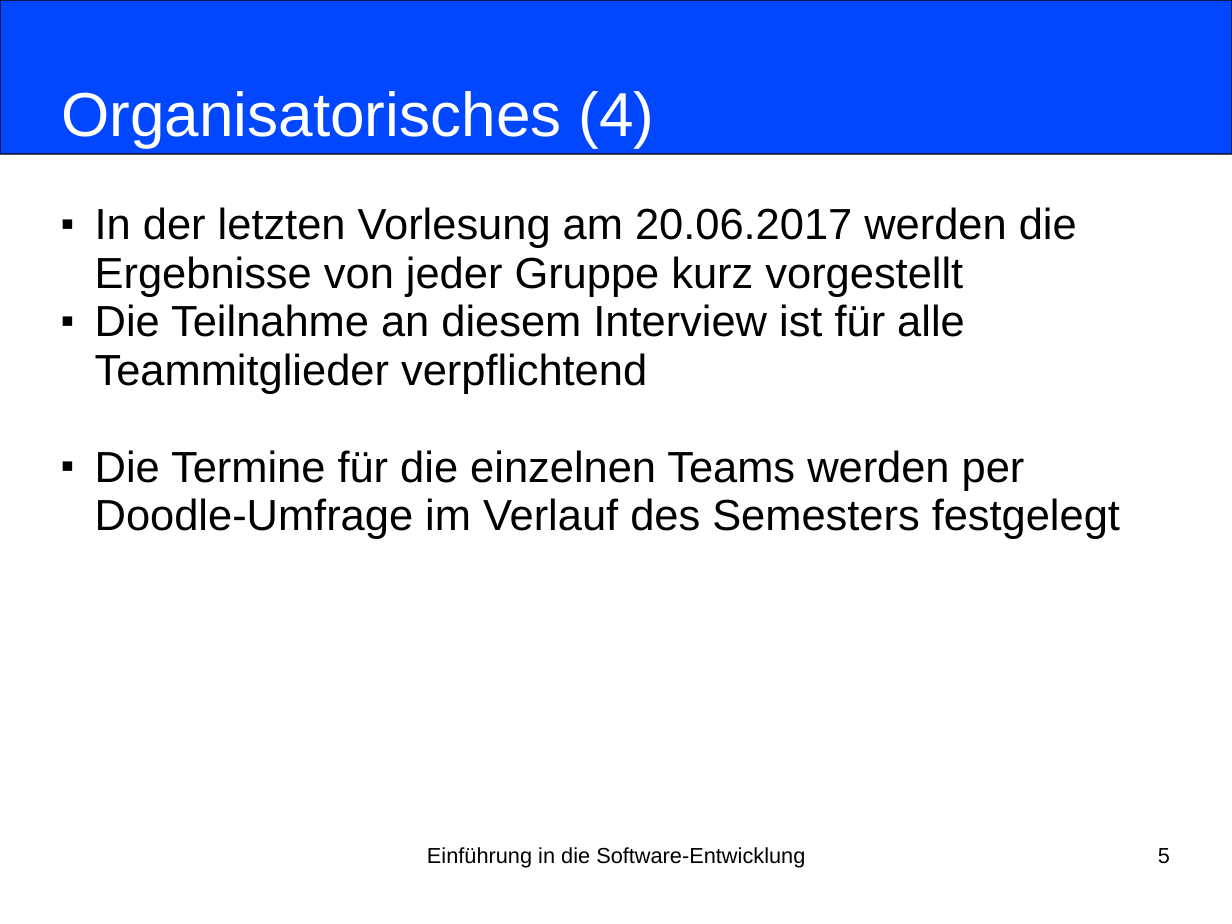
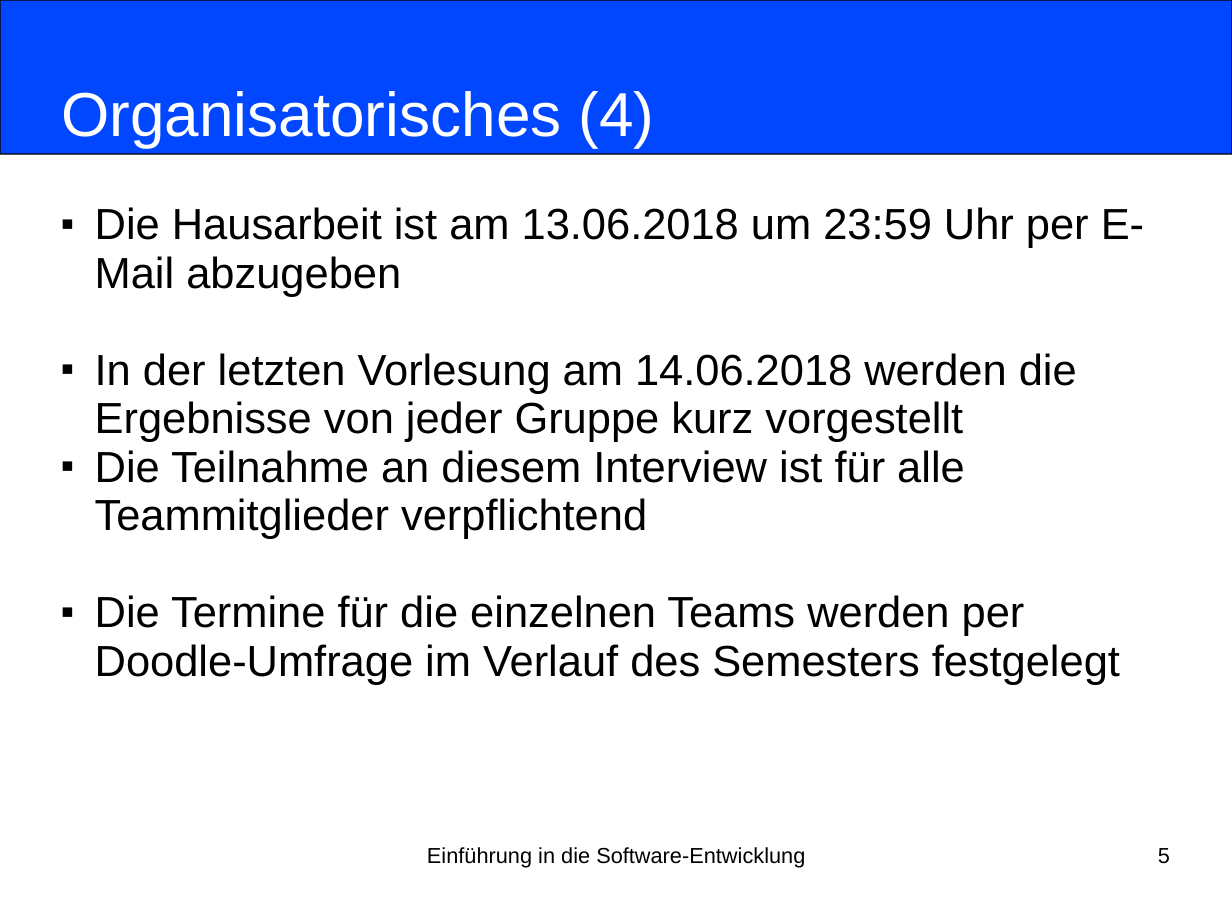
Before and after one commit to nordakademie-einfuehrung-java/vorlesungsskript, a slide deck: slide 5 of folien/Semester_04_Termin_03_Kapitel11.pptx. Drawn at 1232x924 pixels with LibreOffice and Linux fonts; fonts in the diff are those of the drawing. Boxes give left, top, right and bottom in pixels: in the first picture for what was removed or moved away, otherwise in the second. Text is boxed around its words. In the diff, an @@ line names an element or a change of style, - is before the commit and + after.

```diff
--- a/folien/Semester_04_Termin_03_Kapitel11.pptx
+++ b/folien/Semester_04_Termin_03_Kapitel11.pptx
@@ subtitle at box(95, 207, 1144, 442): text changed @@
-■ In der letzten Vorlesung am 20.06.2017 werden die Ergebnisse von jeder Gruppe kurz vorgestellt
+■ Die Hausarbeit ist am 13.06.2018 um 23:59 Uhr per E-Mail abzugeben
+■ In der letzten Vorlesung am 14.06.2018 werden die Ergebnisse von jeder Gruppe kurz vorgestellt
```
Also in this commit, not shown: 3 other slides changed, 1 other file.
